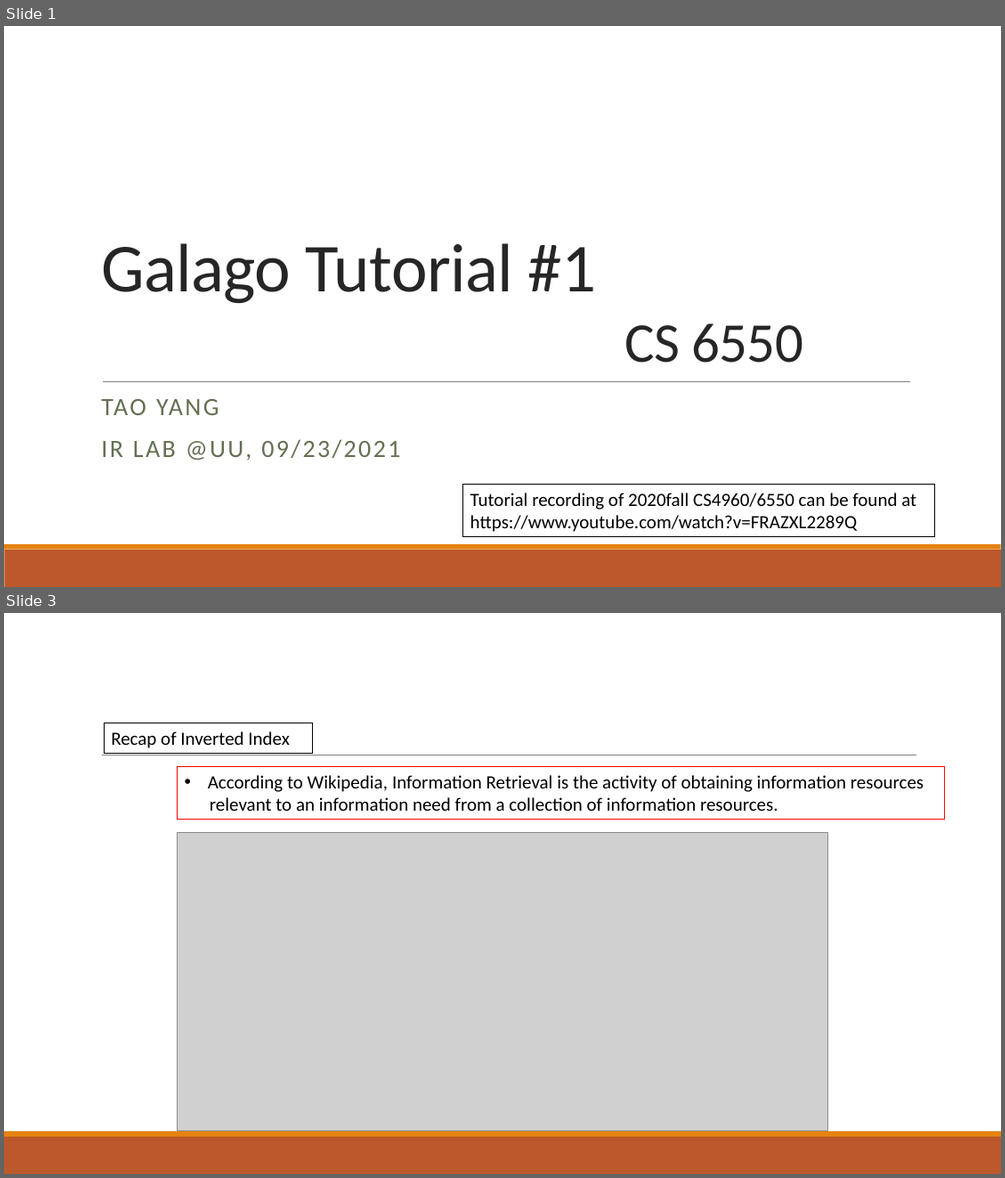
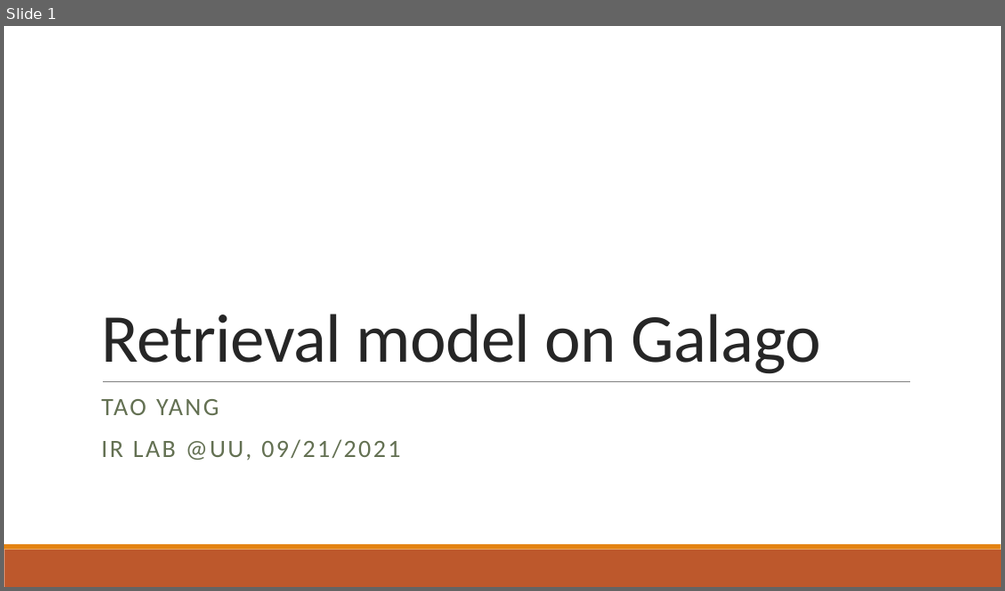
Before and after one commit to Taosheng-ty/CS_6550_galago_tutorial, a slide deck: tutorial_2.pptx. Shown one above the other, each under a label of ours: slides 1 and 3 before the commit, slide 1 after it; the slides between them are not shown. The pictures are 1005x1178 and 1005x591 pixels, drawn with LibreOffice and Linux fonts; fonts in the diff are those of the drawing; grey boxes stand for pictures. Boxes give left, top, right and bottom in pixels: in the first picture for what was removed or moved away, otherwise in the second. Text is boxed around its words. In the diff, an @@ line names an element or a change of style, - is before the commit and + after.

Commit message:
update tutorial_2

```diff
--- a/tutorial_2.pptx
+++ b/tutorial_2.pptx
@@ slide 3 removed at box(4, 613, 1001, 1174), background #FFFFFF; not listed: 2 template elements that a slide beside it also shows @@
@@ rectangle removed at box(104, 723, 312, 753) @@
-Recap of Inverted Index
@@ line removed from (102, 755) to (917, 755) @@
@@ rectangle removed at box(177, 766, 945, 819) @@
-• According to Wikipedia, Information Retrieval is the activity of obtaining information resources
-relevant to an information need from a collection of information resources.
@@ picture removed at box(177, 833, 828, 1131) @@
@@ slide 1 changed as well @@
@@ title at box(101, 313, 821, 374): text changed @@
-Galago Tutorial #1
-CS 6550
+Retrieval model on Galago
@@ subtitle at box(101, 439, 400, 460): text changed @@
-IR LAB @UU, 09/23/2021
+IR LAB @UU, 09/21/2021
@@ rectangle removed at box(463, 483, 935, 537) @@
-Tutorial recording of 2020fall CS4960/6550 can be found at
-https://www.youtube.com/watch?v=FRAZXL2289Q
```
Also in this commit, not shown: 1 other slide changed, 4 slides added, 5 other slides removed.
